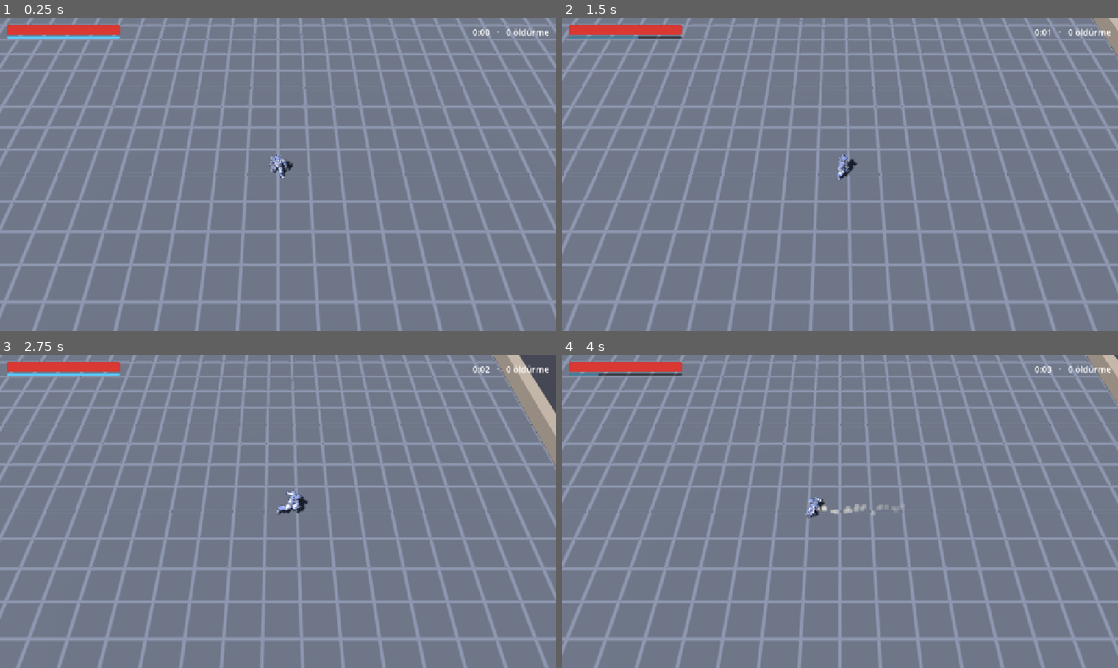
Above: before the commit, frames 1-4 (two rows, left to right).
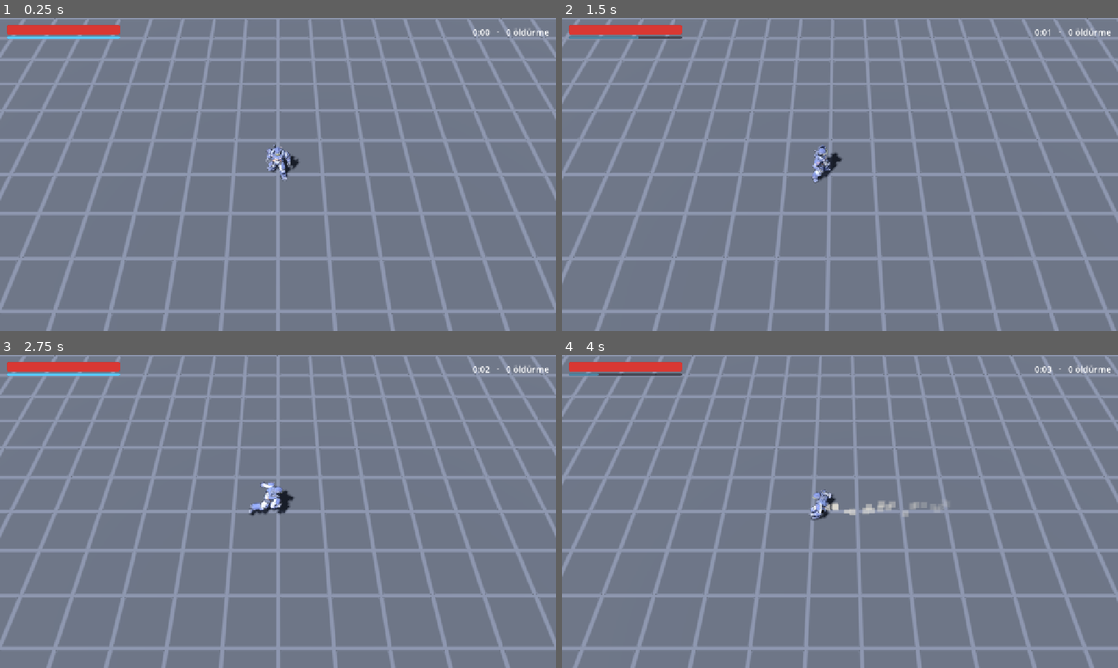
Above: after the commit, the same moments.

Repository: AIVoidLabs/Deadzone-Last-Stand
Game: Godot game, scene res://scenes/main.tscn
The game is run twice, just before and just after one commit, with the same random seed, the same clock (stepped at 60 frames per second) and the same inputs.
Inputs (mouse positions are in pixels of both pictures, inside the frame that each line leads up to):
- Up to frame 1 (0.25 s): no input
- Up to frame 2 (1.5 s): tap Enter at 0.5 s; move the mouse to (962, 158) at 0.52 s; hold D (move_right) 0.53-1.25 s; tap Space (dash) at 0.6 s; click (962, 158) at 0.67 s; drag from (728, 190) to (812, 237) at 1.27 s
- Up to frame 3 (2.75 s): move the mouse to (333, 442) at 2.02 s; hold D (move_right) from 2.03 s (still down); tap Alt at 2.1 s
- Up to frame 4 (4 s): release D (move_right) at 2.75 s; drag from (812, 574) to (673, 464) at 2.77 s; move the mouse to (1006, 558) at 3.52 s; hold A (move_left) from 3.53 s (still down); tap Space (dash) at 3.6 s

The runs differ from the first frame. In frame 1, 25% of the frame differs, in the area x 0-100%, y 0-100%; in frame 2, 26%; in frame 3, 27%; in frame 4, 26%.

Commit message:
feat: kamera (3.5) - uzaklık 17, ileri bakış, sarsıntı altyapısı; asker dokusu düzeltildi
Co-Authored-By: Claude Fable 5.2 <noreply@anthropic.com>

Diff:
--- a/scripts/debug/capture.gd
+++ b/scripts/debug/capture.gd
@@ -3,11 +3,13 @@
 ## Ekran görüntüsü: `godot --path . -- --capture=build/shots/a.png [--capture-seconds=8]
 ## [--capture-spawn=150] [--autopilot] [--debug-panel] [--capture-dash=0.15]`. Yalnız debug yapıda eklenir.
 ## --capture-dash=S: görüntüden S saniye önce dash attırır.
+## --camera-distance=M: kamera uzaklığını dener (karşılaştırma görüntüleri için).
 ## --autopilot: asker ölümsüz, daire çizerek yürür.
 
 var player: Player
 var enemies: EnemyManager
 var debug_panel: DebugPanel
+var camera: FollowCamera
 
 var _out: String = ""
 var _seconds: float = 6.0
@@ -38,6 +40,8 @@
 			_spawn = arg.trim_prefix("--capture-spawn=").to_int()
 		elif arg.begins_with("--capture-dash="):
 			_dash_lead = arg.trim_prefix("--capture-dash=").to_float()
+		elif arg.begins_with("--camera-distance=") and camera != null:
+			camera.set_distance(arg.trim_prefix("--camera-distance=").to_float())
 		elif arg == "--autopilot":
 			_autopilot = true
 		elif arg == "--debug-panel":
--- a/scripts/main.gd
+++ b/scripts/main.gd
@@ -22,7 +22,11 @@
 
 	var camera: FollowCamera = FollowCamera.new()
 	camera.target = player
+	camera.velocity_source = player.get_real_velocity
 	add_child(camera)
+	player.event.connect(func(event_name: StringName, _data: Dictionary) -> void:
+		if event_name == &"hit":
+			camera.add_trauma(Tuning.CAMERA_SHAKE_ON_PLAYER_HIT))
 
 	var hud: Hud = Hud.new()
 	hud.setup(player, enemies)
@@ -32,10 +36,10 @@
 	Quality.apply_to_viewport(get_viewport())
 
 	if OS.is_debug_build():
-		_add_debug_tools(player, enemies, projectiles)
+		_add_debug_tools(player, enemies, projectiles, camera)
 
 
-func _add_debug_tools(player: Player, enemies: EnemyManager, projectiles: ProjectilePool) -> void:
+func _add_debug_tools(player: Player, enemies: EnemyManager, projectiles: ProjectilePool, camera: FollowCamera) -> void:
 	var panel: DebugPanel = DebugPanel.new()
 	panel.player = player
 	panel.enemies = enemies
@@ -51,4 +55,5 @@
 		capture.player = player
 		capture.enemies = enemies
 		capture.debug_panel = panel
+		capture.camera = camera
 		add_child(capture)
--- a/scripts/tuning.gd
+++ b/scripts/tuning.gd
@@ -5,6 +5,8 @@
 # --- Özellik anahtarları (her özellik tek sabitle kapanır) ---
 const FEATURE_SEPARATION: bool = true
 const FEATURE_CAMERA_SMOOTHING: bool = true
+const FEATURE_CAMERA_LOOK_AHEAD: bool = true
+const FEATURE_CAMERA_SHAKE: bool = true
 const FEATURE_HIT_FLASH: bool = true
 const FEATURE_PLAYER_IFRAMES: bool = true
 const FEATURE_SPAWN_RAMP: bool = true
@@ -96,9 +98,17 @@
 
 # --- Kamera ---
 const CAMERA_PITCH_DEG: float = 55.0
-const CAMERA_DISTANCE: float = 24.0
+const CAMERA_DISTANCE: float = 17.0
 const CAMERA_FOV: float = 45.0
 const CAMERA_FOLLOW_SHARPNESS: float = 8.0
+## İleri bakış: kamera, askerin bu kadar saniye sonra olacağı yere doğru kayar.
+const CAMERA_LOOK_AHEAD_TIME: float = 0.25
+const CAMERA_LOOK_AHEAD_SHARPNESS: float = 3.0
+## Sarsıntı: en çok kayma (m), gürültü hızı, sönme hızı (1/sn) ve asker vurulunca eklenen pay.
+const CAMERA_SHAKE_MAX_OFFSET: float = 0.6
+const CAMERA_SHAKE_FREQUENCY: float = 6.0
+const CAMERA_SHAKE_DECAY: float = 2.2
+const CAMERA_SHAKE_ON_PLAYER_HIT: float = 0.45
 
 # --- Uzay ızgarası ---
 const GRID_CELL_SIZE: float = 1.5
--- a/scripts/world/follow_camera.gd
+++ b/scripts/world/follow_camera.gd
@@ -1,31 +1,70 @@
 class_name FollowCamera
 extends Camera3D
-## Sabit açılı, hedefi yumuşakça izleyen kamera. Hedefin enterpolasyonlu
-## konumunu okur; böylece yüksek yenileme hızında titremez.
+## Sabit açılı, hedefi yumuşakça izleyen kamera: hafif ileri bakış ve sarsıntı.
+## Hedefin enterpolasyonlu konumunu okur; böylece yüksek yenileme hızında titremez.
 
 var target: Node3D
+## Hedefin XZ hızını veren çağrı (ileri bakış için); verilmezse ileri bakış olmaz.
+var velocity_source: Callable
 
 var _offset: Vector3
+var _focus: Vector3
+var _look_ahead: Vector3 = Vector3.ZERO
+var _trauma: float = 0.0
+var _shake_time: float = 0.0
+var _noise: FastNoiseLite = FastNoiseLite.new()
 
 
 func _ready() -> void:
 	name = "Camera"
 	physics_interpolation_mode = Node.PHYSICS_INTERPOLATION_MODE_OFF
 	fov = Tuning.CAMERA_FOV
-	var pitch: float = deg_to_rad(Tuning.CAMERA_PITCH_DEG)
-	_offset = Vector3(0.0, sin(pitch), cos(pitch)) * Tuning.CAMERA_DISTANCE
-	global_position = _target_point() + _offset
-	look_at(_target_point(), Vector3.UP)
+	_noise.frequency = Tuning.CAMERA_SHAKE_FREQUENCY
+	set_distance(Tuning.CAMERA_DISTANCE)
+	_focus = _target_point()
+	global_position = _focus + _offset
+	look_at(_focus, Vector3.UP)
 	make_current()
 
 
 func _process(delta: float) -> void:
-	var desired: Vector3 = _target_point() + _offset
+	var desired: Vector3 = _target_point() + _desired_look_ahead(delta)
 	if Tuning.FEATURE_CAMERA_SMOOTHING:
-		global_position = global_position.lerp(desired, 1.0 - exp(-Tuning.CAMERA_FOLLOW_SHARPNESS * delta))
+		_focus = _focus.lerp(desired, 1.0 - exp(-Tuning.CAMERA_FOLLOW_SHARPNESS * delta))
 	else:
-		global_position = desired
+		_focus = desired
+	global_position = _focus + _offset + _shake_offset(delta)
+
+
+## Kamera uzaklığını değiştirir (açı sabit kalır).
+func set_distance(distance: float) -> void:
+	var pitch: float = deg_to_rad(Tuning.CAMERA_PITCH_DEG)
+	_offset = Vector3(0.0, sin(pitch), cos(pitch)) * distance
+
+
+## Sarsıntı ekler (0..1). Etki karesiyle büyür, kendiliğinden söner.
+func add_trauma(amount: float) -> void:
+	if Tuning.FEATURE_CAMERA_SHAKE:
+		_trauma = minf(1.0, _trauma + amount)
 
 
 func _target_point() -> Vector3:
 	return target.get_global_transform_interpolated().origin
+
+
+func _desired_look_ahead(delta: float) -> Vector3:
+	var wanted: Vector3 = Vector3.ZERO
+	if Tuning.FEATURE_CAMERA_LOOK_AHEAD and velocity_source.is_valid():
+		var velocity: Vector3 = velocity_source.call()
+		wanted = Vector3(velocity.x, 0.0, velocity.z).limit_length(Tuning.PLAYER_SPEED) * Tuning.CAMERA_LOOK_AHEAD_TIME
+	_look_ahead = _look_ahead.lerp(wanted, 1.0 - exp(-Tuning.CAMERA_LOOK_AHEAD_SHARPNESS * delta))
+	return _look_ahead
+
+
+func _shake_offset(delta: float) -> Vector3:
+	if _trauma <= 0.0:
+		return Vector3.ZERO
+	_shake_time += delta
+	_trauma = maxf(0.0, _trauma - Tuning.CAMERA_SHAKE_DECAY * delta)
+	var strength: float = _trauma * _trauma * Tuning.CAMERA_SHAKE_MAX_OFFSET
+	return Vector3(_noise.get_noise_2d(_shake_time, 0.0), 0.0, _noise.get_noise_2d(0.0, _shake_time)) * strength
Binary file changed: assets/models/characters/soldier.glb
Binary file added: assets/models/characters/soldier_albedo.jpg
Not shown, changed: assets/models/characters/soldier_albedo.jpg.import
Binary file removed: assets/models/characters/soldier_albedo.png
Not shown, changed: docs/GAME_DESIGN.md
Not shown, changed: docs/PROGRESS.md
Not shown, changed: docs/TECH.md
